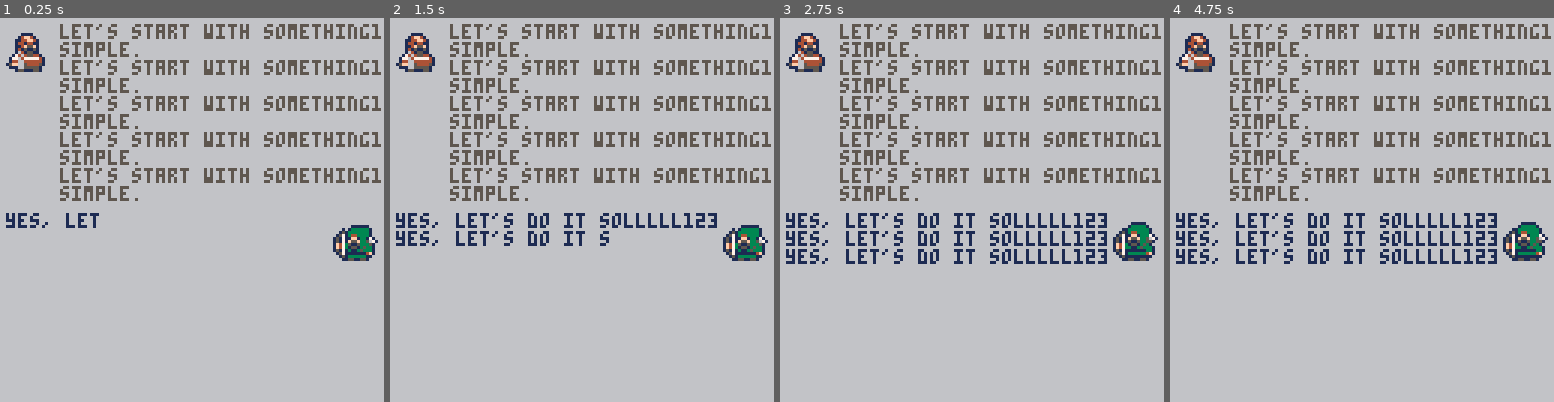
Above: before the commit, frames 1-4 (left to right).
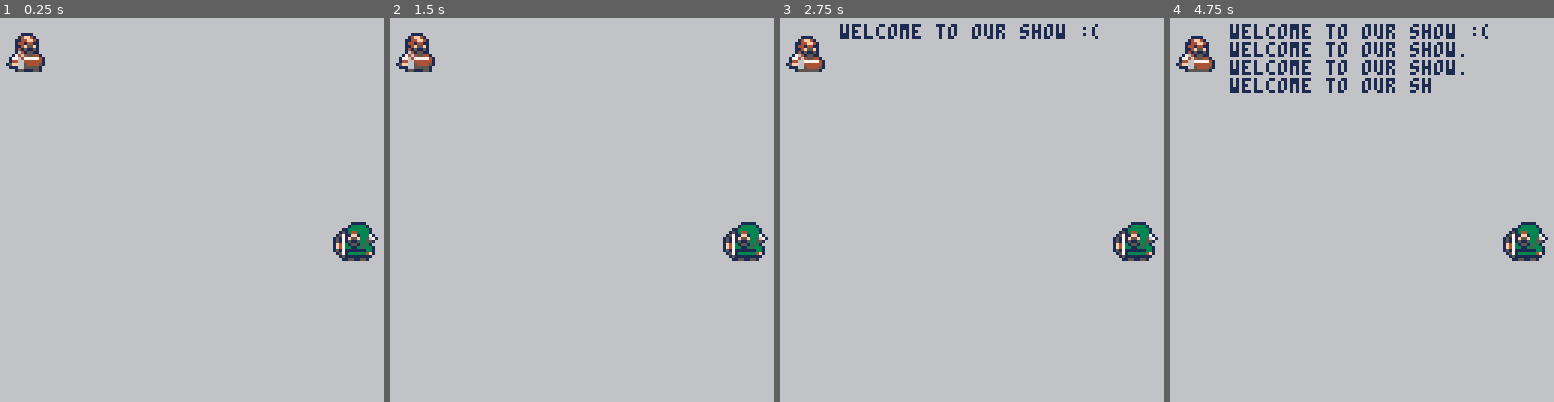
Above: after the commit, the same moments.

Repository: adamskopl/pico8
Game: PICO-8 cartridge dialog.p8
Same seed, same stepped clock (60 frames per second), same inputs: the game is played once before the commit and once after it.
Inputs:
- Up to frame 1 (0.25 s): no input
- Up to frame 2 (1.5 s): no input
- Up to frame 3 (2.75 s): no input
- Up to frame 4 (4.75 s): no input

The runs differ from the first frame. In frame 1, 9.1% of the frame differs, in the area x 1-100%, y 1-63%; in frame 2, 11%; in frame 3, 13%; in frame 4, 14%, in the area x 1-100%, y 1-65%.

Commit message:
u

Diff:
--- a/dialog.lua
+++ b/dialog.lua
@@ -1,16 +1,28 @@
+messages = {[[
+welcome to our show :(
+welcome to our show.
+welcome to our show.
+welcome to our show.
+]], [[
+yes, hello.
+]], [[
+i don't know.
+]]}
+
 cfg = {
   mar = 2,
   txt_on_c = 17,
   txt_off_c = 5,
-  bg = 6
+  bg = 6,
+  char_speed = 0.05,
+  pause_dialog = 2
 }
 
-delta = 0
+dt = 0
 last_t = 0
 
 anim = {
   create = function(n, x, y, f_x)
-    printh(x)
     return {
       start_n = n,
       n = n,
@@ -26,9 +38,10 @@
   end,
   update = function(self)
     if (self.fin) then
+      self.n = self.start_n
       return
     end
-    self.dt = self.dt + delta
+    self.dt = self.dt + dt
     if (self.dt > 0.08) then
       self.dt = 0;
       self.n = self.n + 2; -- sprite 16px
@@ -43,33 +56,34 @@
 }
 
 text = {
-  create = function(t, x, y, c)
+  create = function(x, y)
     return {
       t = "",
-      t_fin = t,
+      t_fin = "",
       x = x,
       y = y,
-      c = c,
+      c = cfg.txt_on_c,
       t_pos = 0,
-      delta = 0,
+      dt = 0,
       fin = true
     }
   end,
-  start = function(self, anim)
-    if (anim) then
-      sfx(0)
-      self.fin = false
-    else
-      self.t = self.t_fin
-    end
+  start = function(self, t)
+    sfx(0)
+    self.t = ""
+    self.t_fin = t
+    self.c = cfg.txt_on_c
+    self.t_pos = 0
+    self.dt = 0
+    self.fin = false
   end,
   update = function(self)
     if (self.fin) then
       return
     end
-    self.delta = self.delta + delta
-    if (self.delta > 0.05) then
-      self.delta = 0
+    self.dt = self.dt + dt
+    if (self.dt > cfg.char_speed) then
+      self.dt = 0
       self.t_pos = self.t_pos + 2
       self.t = sub(self.t_fin, 0, self.t_pos)
       if (self.t_pos > #self.t_fin) then
@@ -84,65 +98,47 @@
   end
 }
 
--- >8
--- dialog
-
-mess_print = 2
-
-mess_1 = [[
-let's start with something1
-simple.
-let's start with something1
-simple.
-let's start with something1
-simple.
-let's start with something1
-simple.
-let's start with something1
-simple.
-]]
-
-mess_2 = [[
-yes, let's do it solllll123
-yes, let's do it solllll123
-yes, let's do it solllll123
-]]
-
--- >8
--- declarations
-
-local c1, c2 = cfg.txt_off_c, cfg.txt_on_c
-if mess_print == 1 then
-  c1, c2 = c2, c1
-end
-text1 = text.create(mess_1, 2 * cfg.mar + 16, cfg.mar, c1)
+text1 = text.create(2 * cfg.mar + 16, cfg.mar)
 anim1 = anim.create(0, cfg.mar, cfg.mar, false)
-
-text2 = text.create(mess_2, cfg.mar, 63 + cfg.mar, c2)
+text2 = text.create(cfg.mar, 63 + cfg.mar, c2)
 anim2 = anim.create(32, 128 - cfg.mar - 16, 63 + cfg.mar, true)
 
--- >8
--- main
+manager = {
+  mess_i = 1,
+  anim = anim1,
+  text = text2, -- switch to text1 at start
+  dt = 0,
+  pause = true,
+  update = function(self)
+    if self.text.fin and self.mess_i ~= #messages + 1 then
+      if self.pause == true then
+        self.dt = self.dt + dt
+        if self.dt > cfg.pause_dialog then
+          self.dt = 0
+          self.pause = false
+        end
+      else
+        self.text.c = cfg.txt_off_c
+        self.text = self.text == text1 and text2 or text1
+        text.start(self.text, messages[self.mess_i])
+        self.mess_i = self.mess_i + 1
+        self.pause = true
+      end
+    end
+  end
+}
+
 function _init()
-  if (mess_print == 1) then
-    anim.start(anim1)
-    text.start(text1, true)
-    text.start(text2, false)
-  else
-    text.start(text1, false)
-    anim.start(anim2)
-    text.start(text2, true)
-  end
+  printh("----init----")
 end
 
 function _update()
-  delta = time() - last_t
+  dt = time() - last_t
   last_t = time()
-
+  manager:update()
   text.update(text1)
   anim1.fin = text1.fin
   anim.update(anim1)
-
   text.update(text2)
   anim2.fin = text2.fin
   anim.update(anim2)
@@ -155,7 +151,6 @@
 
   text.draw(text1)
   anim.draw(anim1)
-
   text.draw(text2)
   anim.draw(anim2)
 end
Not shown, changed: 130 lines of the sprite sheet (__gfx__) section of dialog.p8
Not shown, changed: the thumbnail (__label__) section of dialog.p8
Not shown, added: notes.md
